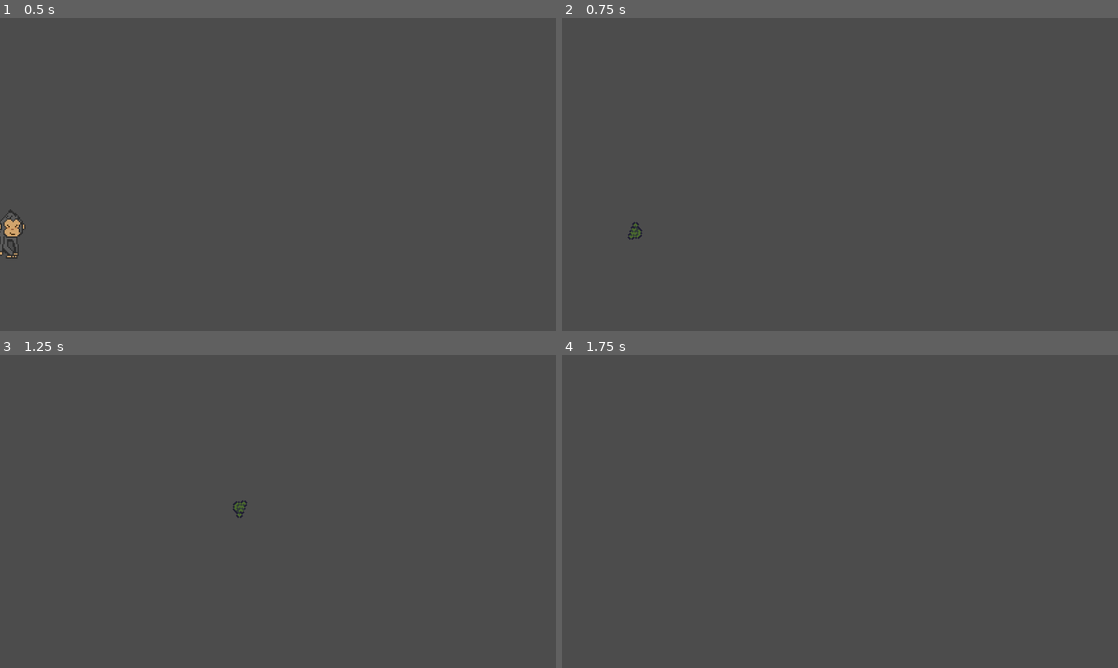
Above: before the commit, frames 1-4 (two rows, left to right).
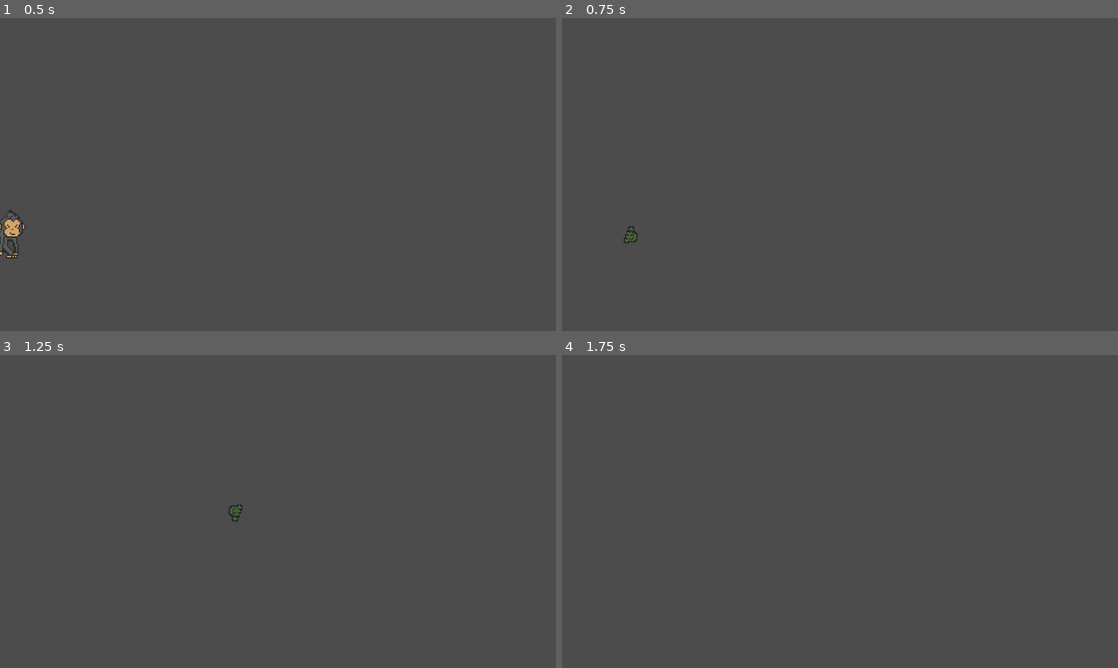
Above: after the commit, the same moments.

Repository: MellowM00se/Godot_Game_Jam
Game: Godot game, scene res://Actors/Player/Monkey.tscn
The game is run twice, just before and just after one commit, with the same random seed, the same clock (stepped at 60 frames per second) and the same inputs. The project has no main scene, so this scene is started directly.
Inputs:
- Up to frame 1 (0.5 s): no input
- Up to frame 2 (0.75 s): hold Right (move_right) from 0.53 s (still down); tap O (action1) at 0.6 s
- Up to frame 3 (1.25 s): keep holding Right (move_right); tap Space (jump) at 0.77 s
- Up to frame 4 (1.75 s): keep holding Right (move_right); tap O (action1) at 1.35 s; tap Space (jump) at 1.52 s

Frame 1 is identical in both runs. In frame 2, 0.1% of the frame differs, in the area x 11-15%, y 65-72%; in frame 3, 0.1%; in frame 4, nothing differs.

Commit message:
Adjusted Action1 starting position

Diff:
--- a/Actors/Player/Monkey.tscn
+++ b/Actors/Player/Monkey.tscn
@@ -82,4 +82,4 @@
 one_shot = true
 
 [node name="PoopPos" type="Position2D" parent="Action1" index="1"]
-position = Vector2( 52, -48 )
+position = Vector2( 42, -39 )
